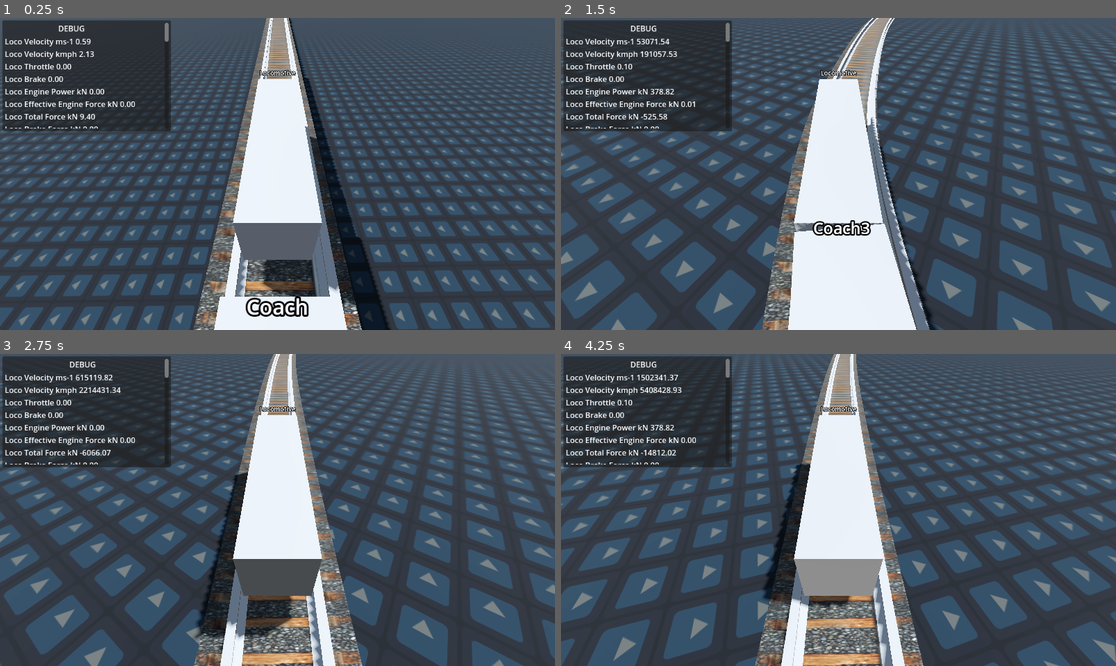
Above: before the commit, frames 1-4 (two rows, left to right).
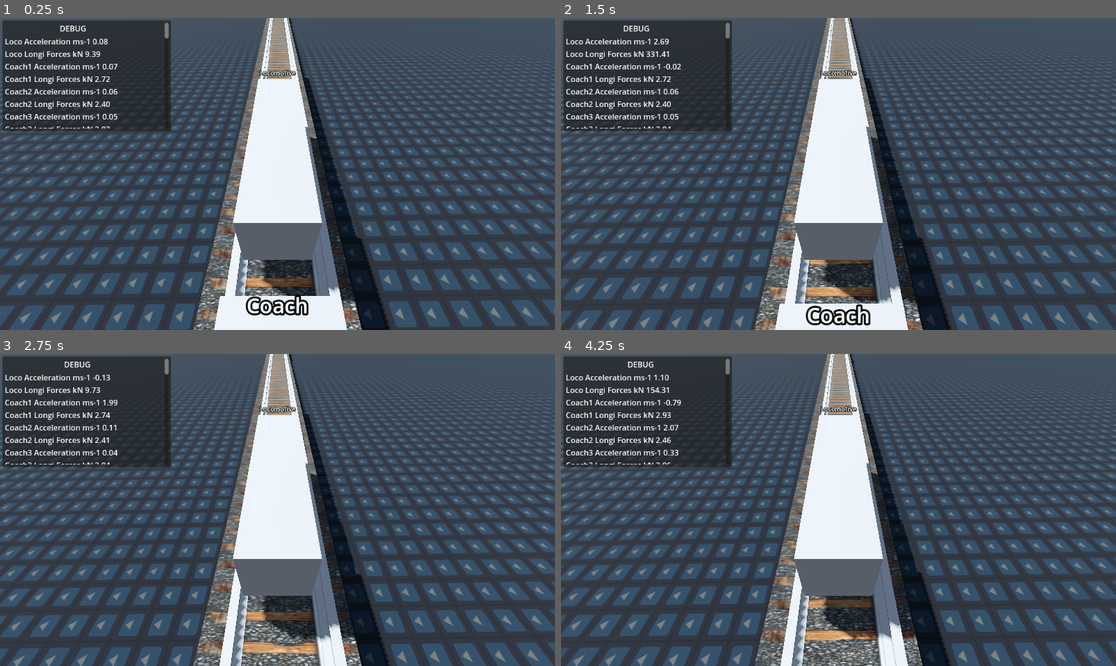
Above: after the commit, the same moments.

Repository: sairam4123/new-train-sim-project
Game: Godot game, scene res://world.tscn
Two runs of this game, one before a commit and one after it. Both use one fixed random seed, a clock stepped at 60 frames per second and the inputs below. The engine's default icon, where the game draws it, is replaced by a stand-in: a white triangle on a blue panel in a dark square.
Inputs:
- Up to frame 1 (0.25 s): no input
- Up to frame 2 (1.5 s): tap Enter at 0.5 s; hold D 0.53-1.28 s; hold A from 1.28 s (still down)
- Up to frame 3 (2.75 s): release A at 2.03 s; hold D from 2.03 s (still down)
- Up to frame 4 (4.25 s): release D at 3.53 s; hold A from 3.53 s (still down)

The runs differ from the first frame. In frame 1, 6.4% of the frame differs, in the area x 0-100%, y 0-100%; in frame 2, 44%; in frame 3, 44%; in frame 4, 44%.

Commit message:
Masses now affect the coupling forces (fail)

Diff:
--- a/coupling_node/coupler3d.gd
+++ b/coupling_node/coupler3d.gd
@@ -3,12 +3,17 @@
 @export var wagon_a: RailWagon3D
 @export var wagon_b: RailWagon3D
 @export_range(0.0, 10e10, 10e-6, "suffix:m") var rest_length: float = 5.0
-@export_range(0.0, 10e10, 10e-6, "suffix:m") var spring_coeff: float = 500_000.0
-@export_range(0.0, 10e10, 10e-6, "suffix:m") var damping_coeff: float = 1_000.0
+@export_range(0.0, 10e10, 10e-6, "suffix:m") var spring_coeff: float = 70_000.0
+@export_range(0.0, 10e10, 10e-6, "suffix:m") var damping_coeff: float = 16_000.0
 
 var coupling_force = 0.0
 
 func _physics_process(delta: float) -> void:
+
+	var mass_a = wagon_a.mass_kg
+	var mass_b = wagon_b.mass_kg
+	var total_mass = mass_a + mass_b
+
 	var position_a = wagon_a.global_position
 	var position_b = wagon_b.global_position
 	var disp = (position_b - position_a).length() - rest_length
@@ -18,6 +23,14 @@
 	DebugLog.debug("Rel Vel", rel_vel * 1000, name)
 	DebugLog.debug("Disp", disp * 1000, name)
 	coupling_force = -spring_coeff * disp + -damping_coeff * rel_vel
-	wagon_a.effective_force += -coupling_force
-	wagon_b.effective_force += coupling_force
-	DebugLog.debug("Coupling Force", coupling_force, name)
+	coupling_force = clamp(coupling_force, -500_000, 500_000)
+
+	var force_a = coupling_force * (mass_b / total_mass)
+	var force_b = coupling_force * (mass_a / total_mass)
+
+	wagon_a.effective_force += force_a
+	wagon_b.effective_force += -force_b
+	#print("Coupling force added")
+	DebugLog.debug("Coupling Force", coupling_force / 1000, name)
+	DebugLog.debug("Force on Wagon A", force_a, name)
+	DebugLog.debug("Force on Wagon B", force_b, name)
--- a/rail_wagon_3d.gd
+++ b/rail_wagon_3d.gd
@@ -45,16 +45,27 @@
 func _physics_process(delta: float) -> void:
 	if Engine.is_editor_hint():
 		return
+	#print("Coach print", name)
 	var long_forces = _update_longitudinal(delta)
 	#var coup_forces = _update_coupling_forces(delta)
 	effective_force += long_forces
-	var acceleration = effective_force / mass_kg
-	DebugLog.debug("Acceleration ms-1", acceleration, name)
-	DebugLog.debug("Longi Forces kN", long_forces / 1000, name)
-	velocity += acceleration * delta
-	velocity = max(velocity, 1e-5)
-	progress += velocity * delta
-#
+	#var acceleration = effective_force / mass_kg
+	#DebugLog.debug("Acceleration ms-1", acceleration, name)
+	#DebugLog.debug("Longi Forces kN", long_forces / 1000, name)
+	#velocity += acceleration * delta
+	#velocity = max(velocity, 1e-5)
+
+	(func ():
+		var acceleration = effective_force / mass_kg
+		DebugLog.debug("Acceleration ms-1", acceleration, name)
+		DebugLog.debug("Longi Forces kN", long_forces / 1000, name)
+		velocity += acceleration * delta
+		velocity = max(velocity, 1e-5)
+		progress += velocity * delta
+		effective_force = 0
+		#print("Force is reset")
+	).call_deferred()
+
 #func _update_coupling_forces(delta: float) -> float:
 	#var force = 0.0
 #
--- a/world.tscn
+++ b/world.tscn
@@ -92,7 +92,7 @@
 wagon_b = NodePath("../Coach1")
 
 [node name="Coach2" type="PathFollow3D" parent="RailPath" node_paths=PackedStringArray("prev_coach", "next_coach")]
-transform = Transform3D(-0.00599447, 0.00810219, -0.999942, -0.0153959, 0.999797, 0.00819401, 0.999859, 0.0154435, -0.0058688, -196.46, 5.32189, -408.418)
+transform = Transform3D(-0.00599448, 0.00810218, -0.999942, -0.0153959, 0.999797, 0.00819401, 0.999859, 0.0154435, -0.0058688, -196.46, 5.32189, -408.418)
 progress = 210.0
 v_offset = 1.125
 script = ExtResource("2_aqk2v")
@@ -135,7 +135,7 @@
 wagon_b = NodePath("../Coach3")
 
 [node name="Coach4" type="PathFollow3D" parent="RailPath" node_paths=PackedStringArray("prev_coach", "next_coach")]
-transform = Transform3D(-0.00518647, 0.00609426, -0.999961, -0.0155307, 0.99982, 0.00617437, 0.999862, 0.0155617, -0.00509108, -206.461, 5.3942, -408.473)
+transform = Transform3D(-0.00518647, 0.00609426, -0.999961, -0.0155307, 0.99982, 0.00617436, 0.999862, 0.0155617, -0.00509108, -206.461, 5.3942, -408.473)
 progress = 200.0
 v_offset = 1.125
 script = ExtResource("2_aqk2v")
@@ -201,7 +201,7 @@
 wagon_b = NodePath("../Coach6")
 
 [node name="Coach7" type="PathFollow3D" parent="RailPath" node_paths=PackedStringArray("prev_coach", "next_coach")]
-transform = Transform3D(-0.0034066, 0.00163589, -0.999987, -0.0157312, 0.999834, 0.00168935, 0.999867, 0.0157363, -0.00338043, -221.466, 5.45609, -408.537)
+transform = Transform3D(-0.0034066, 0.00163589, -0.999987, -0.0157312, 0.999834, 0.00168935, 0.999867, 0.0157362, -0.00338043, -221.466, 5.45609, -408.537)
 progress = 185.0
 v_offset = 1.125
 script = ExtResource("2_aqk2v")
@@ -223,7 +223,7 @@
 wagon_b = NodePath("../Coach7")
 
 [node name="Coach8" type="PathFollow3D" parent="RailPath" node_paths=PackedStringArray("prev_coach")]
-transform = Transform3D(-0.0042376, -0.000528585, -0.999984, -0.0157965, 0.999834, -0.000461603, 0.999863, 0.0157938, -0.0042454, -226.469, 5.45933, -408.553)
+transform = Transform3D(-0.0042376, -0.000528586, -0.999984, -0.0157965, 0.999834, -0.000461603, 0.999863, 0.0157938, -0.0042454, -226.469, 5.45933, -408.553)
 progress = 180.0
 v_offset = 1.125
 script = ExtResource("2_aqk2v")
@@ -238,10 +238,10 @@
 [node name="RemoteTransform3D" type="RemoteTransform3D" parent="RailPath/Coach8"]
 remote_path = NodePath("../../../Train/Coach8")
 
-[node name="Coupler3D8" parent="." node_paths=PackedStringArray("wagon_a", "wagon_b") instance=ExtResource("5_dwbse")]
-transform = Transform3D(1, 0, 4.65661e-10, 2.91038e-11, 1, 2.07615e-09, 4.65661e-10, -1.64914e-09, 1, 0, 0, 0)
-wagon_a = NodePath("../RailPath/Coach7")
-wagon_b = NodePath("../RailPath/Coach8")
+[node name="Coupler3D8" parent="RailPath" node_paths=PackedStringArray("wagon_a", "wagon_b") instance=ExtResource("5_dwbse")]
+transform = Transform3D(1, 2.91038e-11, -4.65661e-10, 2.91038e-11, 1, 5.80144e-09, 4.65661e-10, -5.37398e-09, 1, 3.05176e-05, -0.01, 6.10352e-05)
+wagon_a = NodePath("../Coach7")
+wagon_b = NodePath("../Coach8")
 
 [node name="Train" type="Node3D" parent="."]
 
@@ -252,13 +252,13 @@
 transform = Transform3D(-0.00632909, 0.00892806, -0.99994, -0.0153286, 0.999821, 0.00902439, 0.99986, 0.0153845, -0.00619124, -191.459, 5.28879, -408.388)
 
 [node name="Coach2" parent="Train" instance=ExtResource("2_tlwt5")]
-transform = Transform3D(-0.00599447, 0.00810219, -0.999942, -0.0153959, 0.999797, 0.00819401, 0.999859, 0.0154435, -0.0058688, -196.46, 5.33189, -408.418)
+transform = Transform3D(-0.00599448, 0.00810218, -0.999942, -0.0153959, 0.999797, 0.00819401, 0.999859, 0.0154435, -0.0058688, -196.46, 5.33189, -408.418)
 
 [node name="Coach3" parent="Train" instance=ExtResource("2_tlwt5")]
 transform = Transform3D(-0.00561705, 0.00716628, -0.999952, -0.0154633, 0.999813, 0.00725264, 0.999861, 0.0155029, -0.0055054, -201.46, 5.37056, -408.446)
 
 [node name="Coach4" parent="Train" instance=ExtResource("2_tlwt5")]
-transform = Transform3D(-0.00518647, 0.00609426, -0.999961, -0.0155307, 0.99982, 0.00617437, 0.999862, 0.0155617, -0.00509108, -206.461, 5.4042, -408.473)
+transform = Transform3D(-0.00518647, 0.00609426, -0.999961, -0.0155307, 0.99982, 0.00617436, 0.999862, 0.0155617, -0.00509108, -206.461, 5.4042, -408.473)
 
 [node name="Coach5" parent="Train" instance=ExtResource("2_tlwt5")]
 transform = Transform3D(-0.00468847, 0.00485143, -0.999971, -0.015598, 0.999826, 0.00492419, 0.999864, 0.0156201, -0.00461215, -211.463, 5.43203, -408.497)
@@ -267,10 +267,10 @@
 transform = Transform3D(-0.00410446, 0.00338903, -0.999979, -0.0156649, 0.99983, 0.00345305, 0.999865, 0.0156783, -0.00405083, -216.464, 5.45309, -408.518)
 
 [node name="Coach7" parent="Train" instance=ExtResource("2_tlwt5")]
-transform = Transform3D(-0.0034066, 0.00163589, -0.999987, -0.0157312, 0.999834, 0.00168935, 0.999867, 0.0157363, -0.00338043, -221.466, 5.46609, -408.537)
+transform = Transform3D(-0.0034066, 0.00163589, -0.999987, -0.0157312, 0.999834, 0.00168935, 0.999867, 0.0157362, -0.00338043, -221.466, 5.46609, -408.537)
 
 [node name="Coach8" parent="Train" instance=ExtResource("2_tlwt5")]
-transform = Transform3D(-0.0042376, -0.000528585, -0.999984, -0.0157965, 0.999834, -0.000461603, 0.999863, 0.0157938, -0.0042454, -226.469, 5.46933, -408.553)
+transform = Transform3D(-0.0042376, -0.000528586, -0.999984, -0.0157965, 0.999834, -0.000461603, 0.999863, 0.0157938, -0.0042454, -226.469, 5.46933, -408.553)
 
 [node name="CanvasLayer" type="CanvasLayer" parent="."]
 
